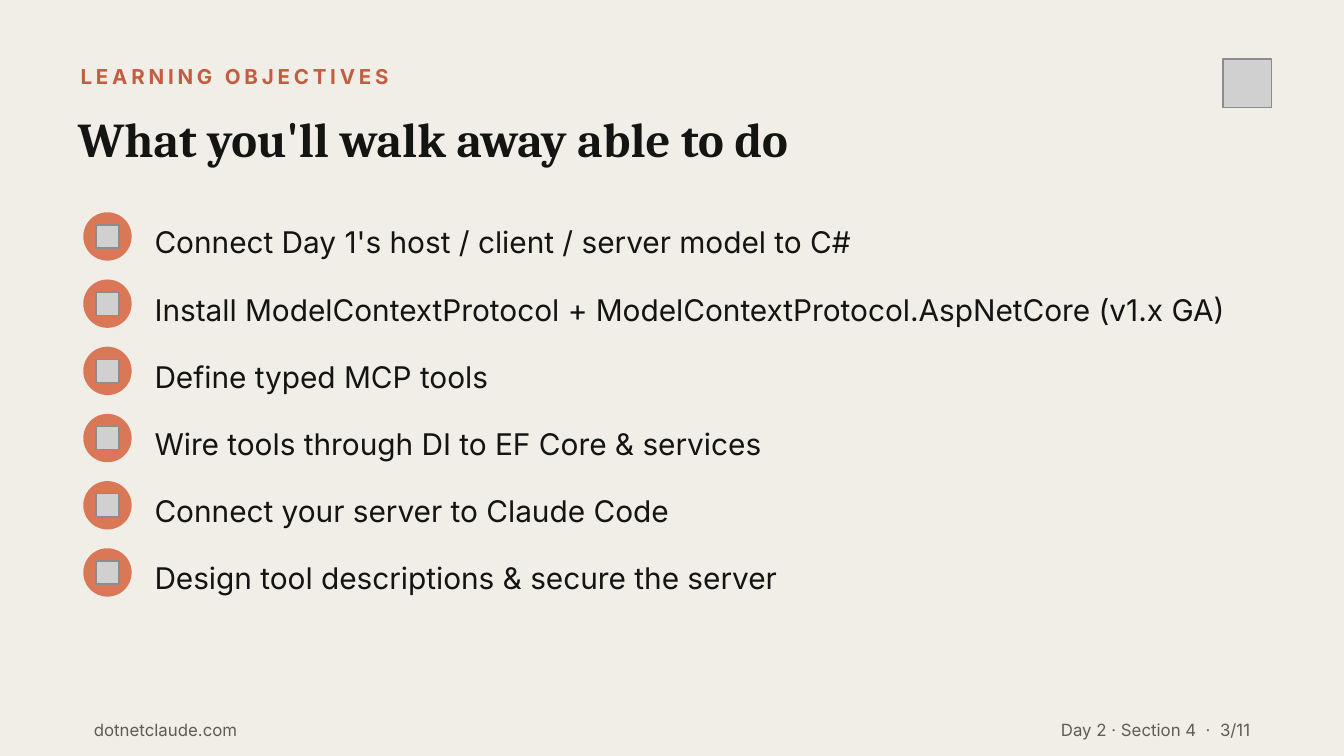
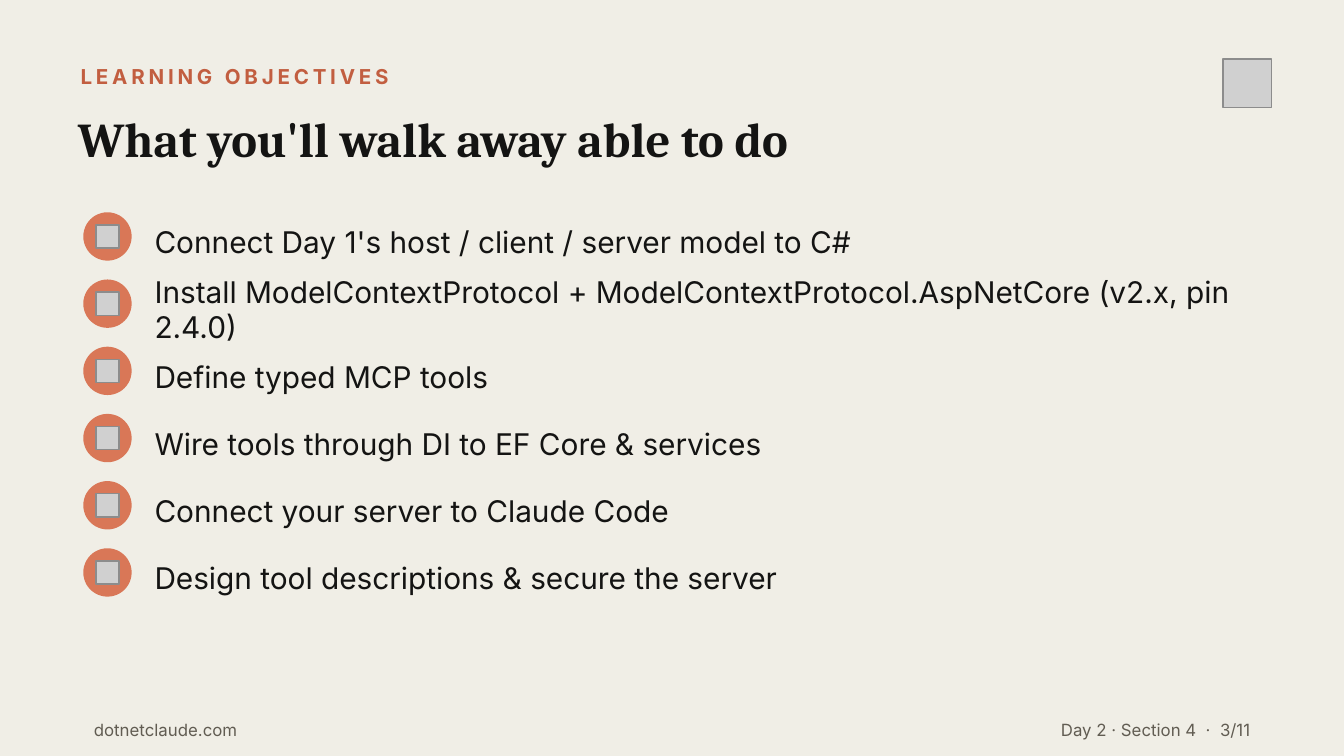
Before and after one commit to cwoodruff/dotnet-claude-workshop-content, a slide deck: slide 3 of decks/Day 2/Day2-Section4-MCP-Servers-CSharp.pptx. Drawn at 1344x756 pixels with LibreOffice and Linux fonts; fonts in the diff are those of the drawing; grey boxes stand for pictures. Boxes give left, top, right and bottom in pixels: in the first picture for what was removed or moved away, otherwise in the second. Text is boxed around its words. In the diff, an @@ line names an element or a change of style, - is before the commit and + after.

```diff
--- a/decks/Day 2/Day2-Section4-MCP-Servers-CSharp.pptx
+++ b/decks/Day 2/Day2-Section4-MCP-Servers-CSharp.pptx
@@ text at [155,280,1229,341]: text changed @@
-Install ModelContextProtocol + ModelContextProtocol.AspNetCore (v1.x GA)
+Install ModelContextProtocol + ModelContextProtocol.AspNetCore (v2.x, pin 2.4.0)
```
Also in this commit, not shown: 1 other slide changed, 54 other files.
